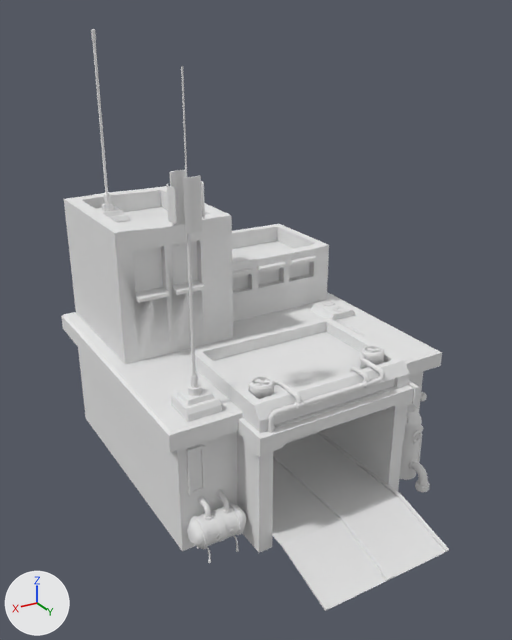
What one commit did to the FBX model Assets/Game/Models/HOUSE_1.fbx.
Both versions are drawn from a 50 mm lens placed at (-8.28, 3.0, 9.73), pointed at (-15.73, -9.41, 3.52). The lights are fixed; the arrows at lower left show +X, +Y and +Z. Vertices at the same position are counted once.

The first picture shows 'Desert_Warehause'.
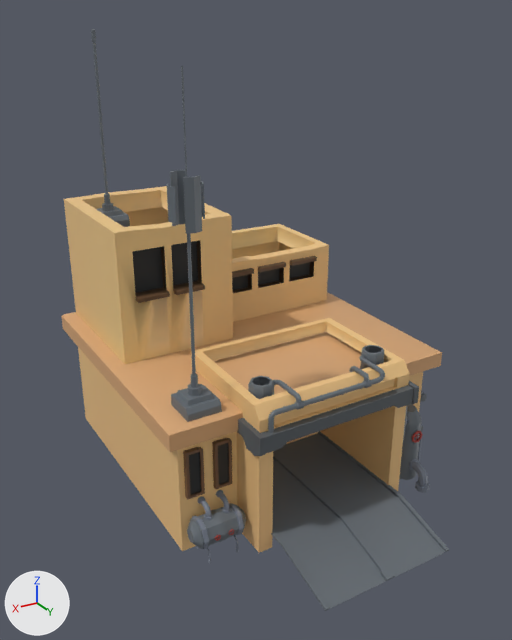
The newer file is also rescaled (x2.06), turned or shifted as a whole; pictures and numbers use the older file's frame.

What changed in the scene script:
```text
Add img_tex_toon_color_png:
    img_tex_toon_color_png = load_image('Tex_Toon_Color.png', '../Texture/Tex_Toon_Color.png', 64, 64, 'sRGB')
Add mat_material_001:
    mat_material_001 = principled_material('Material.001')
    mat_material_001.texture = img_tex_toon_color_png
Change me_cube_020:
    used by ob_desert_warehause; location = (-16.09, -10.84, 1.14)
    verts and faces of me_cube_020; kept vertices keep their numbers, new ones are numbered from 5904
    before: 49 (0.68, -2.74, 4.07) at pixel (161, 206), 51 (0.68, 0.02, 4.07), 224 (2.0, -2.74, 4.07), 225 (1.83, -2.74, 4.07), 226 (1.83, 0.02, 4.07)
    before: 227 (2.0, 0.02, 4.07), 234 (1.14, -2.74, 4.07) at pixel (145, 209), 235 (1.14, 0.02, 4.07), 240 (2.72, -2.74, 4.07), 241 (2.72, 0.02, 4.07)
    before: 284 (0.68, -2.06, 4.07), 285 (0.68, -1.31, 4.07), 288 (2.0, -1.31, 4.07), 289 (1.83, -1.31, 4.07), 290 (1.83, -2.06, 4.07) at pixel (129, 219)
    before: 291 (2.0, -2.06, 4.07), 292 (1.14, -1.31, 4.07) at pixel (168, 222), 293 (1.14, -2.06, 4.07) at pixel (155, 215), 294 (2.72, -1.31, 4.07), 295 (2.72, -2.06, 4.07)
    before: 3394 (2.96, 3.48, -0.62) at pixel (196, 520), 3401 (2.86, 3.48, -1.23), 3403 (2.86, 3.69, -1.14) at pixel (207, 546), 3414 (2.99, 3.69, -0.71) at pixel (200, 531), 3416 (2.99, 3.48, -0.62) at pixel (195, 521)
    before: 3418 (2.99, 3.26, -0.71) at pixel (190, 518), 3430 (2.96, 3.69, -0.71) at pixel (201, 530), 3432 (2.86, 3.78, -0.93) at pixel (208, 540), 3434 (2.96, 3.48, -0.62) at pixel (196, 520), 3436 (2.96, 3.26, -0.71) at pixel (192, 518)
    before: 3439 (2.86, 3.26, -1.14), 3441 (2.86, 3.48, -1.23), 3443 (2.86, 3.69, -1.14) at pixel (207, 546), 4040 (2.6, 3.26, -1.14), 4042 (2.6, 3.48, -1.23)
    before: 4044 (2.6, 3.69, -1.14) at pixel (218, 541), 4047 (2.6, 3.78, -0.93) at pixel (220, 535)
    remove me_cube_020.from_pydata(...)  # 5904 vertices, 4916 faces; spans x -4.17..3.43, y -3.2..5.94, z -1.57..8.31
    remove me_cube_020.materials.append(mat_base_house)  # white #e7e7e7
    add me_cube_020.from_pydata(...)  # 5330 vertices, 4461 faces; spans x -4.17..3.43, y -3.2..5.94, z -1.57..8.31
    me_cube_020 part 1: the loose piece of 20 vertices spanning x 2.6..2.97, y 3.1..3.22, z -0.19..0.88 is rebuilt with 20 vertices and now spans x 2.66..3.04, y 3.14..3.26, z -0.23..0.86, in mat_material_001 (picture img_tex_toon_color_png)
    me_cube_020 part 2: a new loose piece of 20 vertices spanning x 2.02..2.4, y 3.14..3.26, z -0.23..0.86, in mat_material_001 (picture img_tex_toon_color_png)
    me_cube_020 part 3: 17 loose pieces with 551 vertices, spanning x -3.14..2.91, y -0.11..3.53, z -0.13..2.01, are deleted
    me_cube_020 part 4
    16 vertices are removed from x -1.57..1.57, y 3.19..3.53, z 1.93
    28 faces are deleted
    me_cube_020 part 5
    add delete_vertices([288, 289, 292, 293])  # with the faces that use them
    add delete_faces([(224, 240, 295, 291)])
    me_cube_020 part 6
    add delete_vertices([3434, 3441, 3443])  # with the faces that use them
    add faces += [(3394, 3416, 3414, 3430), (3394, 3436, 3418, 3416), (3403, 4044, 4047, 3432), (3401, 4042, 4044, 3403), (3401, 3439, 4040, 4042)]
    me_cube_020 part 7: 4377 kept faces spanning x -4.17..3.43, y -3.2..5.94, z -1.57..8.31 get new texture (UV) coordinates
    me_cube_020 part 8: the surface is now shaded flat
    add me_cube_020.materials.append(mat_material_001)  # picture img_tex_toon_color_png
```

What differs and where, as boxes [x1, y1, x2, y2] in the pictures (512 x 640 px; the box of a moved part takes in the faces that stretch with it):
part 1 of me_cube_020, rebuilt (10% wider): before [186, 445, 206, 496]; after [183, 447, 205, 500]
part 2 of me_cube_020, added: after [212, 438, 232, 489]
part 3 of me_cube_020, deleted: before [191, 299, 381, 491]
part 4 of me_cube_020, deleted: before [214, 241, 381, 394]
part 5 of me_cube_020, deleted: before [119, 207, 169, 227]
part 6 of me_cube_020, moved or reshaped: [191, 518, 219, 546] in both
part 7 of me_cube_020, surface changed: [61, 29, 449, 611] in both
